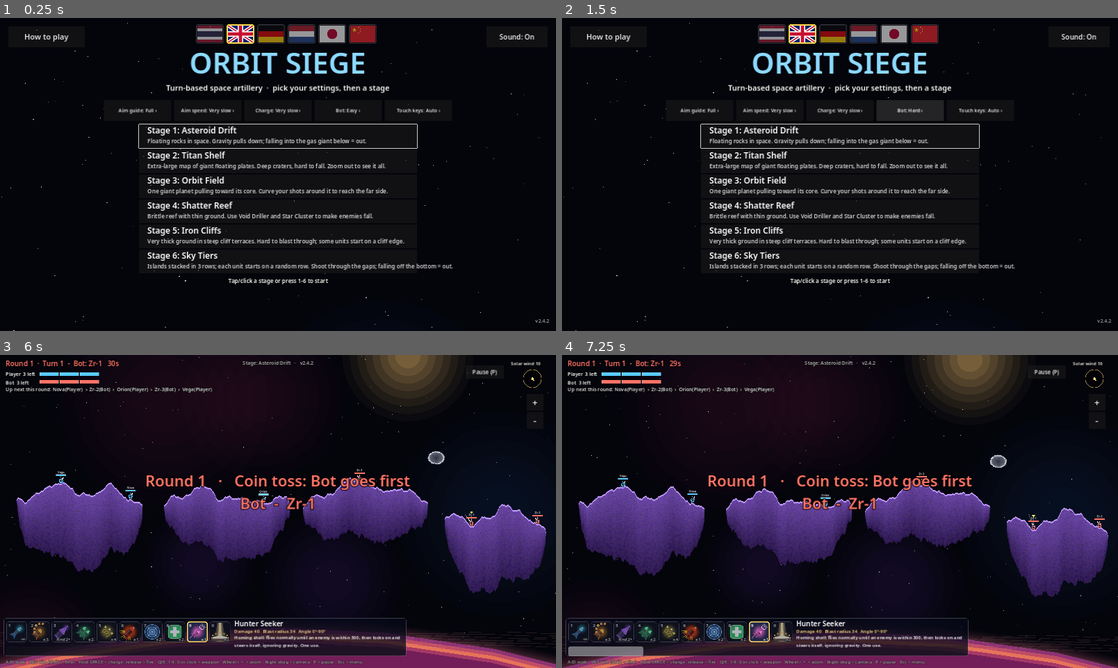
Above: before the commit, frames 1-4 (two rows, left to right).
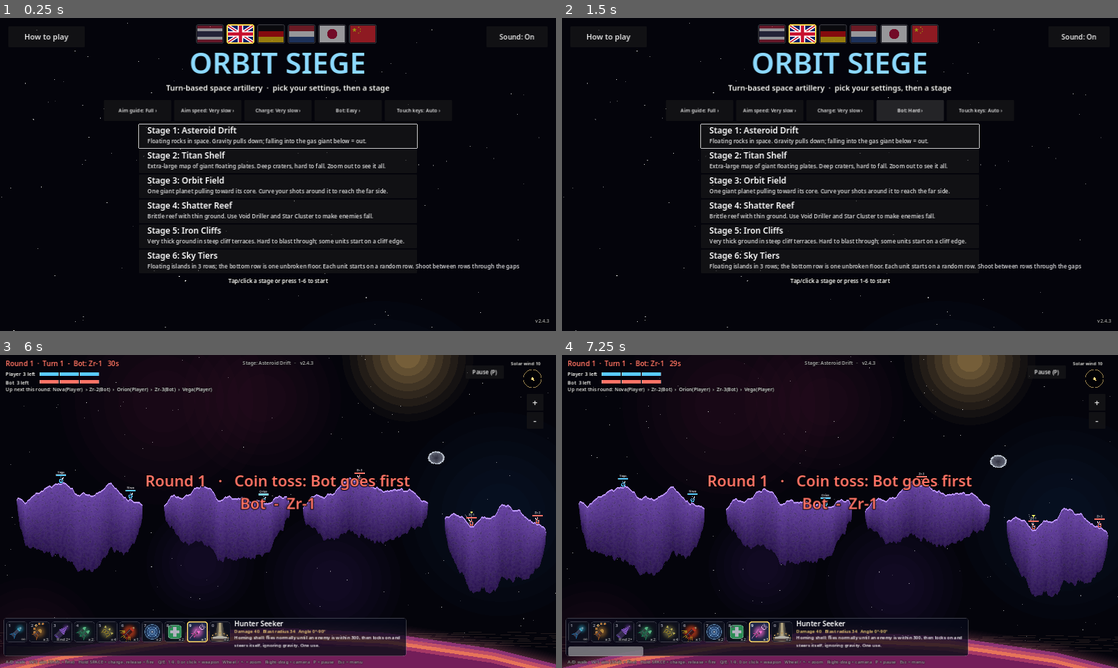
Above: after the commit, the same moments.

Repository: Pid924/OrbitSiege
Game: Godot game, scene res://scenes/menu.tscn
The game is run twice, just before and just after one commit, with the same random seed, the same clock (stepped at 60 frames per second) and the same inputs.
Inputs (mouse positions are in pixels of both pictures, inside the frame that each line leads up to):
- Up to frame 1 (0.25 s): no input
- Up to frame 2 (1.5 s): click "Bot: Easy ›" at 0.5 s; click "Bot: Normal ›" at 1.25 s
- Up to frame 3 (6 s): click "Stage 1: Asteroid Drift" at 2 s; click "Stage 1: Asteroid Drift" at 2.75 s; click "Don't show before matches aga…" at 3.5 s; click "Don't show before matches aga…" at 4.25 s; click "Don't show before matches aga…" at 5 s; click "Start" at 5.75 s
- Up to frame 4 (7.25 s): tap Enter at 6.5 s; move the mouse to (962, 495) at 6.52 s; hold D from 6.53 s (still down); hold Shift from 6.53 s (still down); click (962, 495) at 6.67 s; tap Space at 6.77 s

The runs differ from the first frame. In frame 1, 0.6% of the frame differs, in the area x 26-99%, y 78-98%; in frame 2, 0.6%; in frame 3, less than 0.1%; in frame 4, less than 0.1%.

Commit message:
2.4.3: warp crates pop up on walkable ground, all crates expire after 4 turns, solid bottom floor on Sky Tiers
Co-Authored-By: Claude Opus 5.5 <noreply@anthropic.com>
Claude-Session: https://claude.ai/code/session_01Lo9zaQgDYn7BjieRUw61Dn

Diff:
--- a/project.godot
+++ b/project.godot
@@ -5,7 +5,7 @@
 
 config/name="Orbit Siege"
 config/description="Turn-based space artillery prototype."
-config/version="2.4.2"
+config/version="2.4.3"
 config/icon="res://icon.png"
 run/main_scene="res://scenes/menu.tscn"
 config/features=PackedStringArray("4.2", "GL Compatibility")
--- a/scripts/game/crate.gd
+++ b/scripts/game/crate.gd
@@ -9,7 +9,7 @@
 var kind := "ammo"
 var landed := false
 var gone := false
-var expire_turn := -1  # warp crates vanish at the start of this turn if nobody took them
+var expire_turn := -1  # the crate vanishes at the start of this turn if nobody took it
 var velocity := Vector2.ZERO
 var physics
 var terrain
--- a/scripts/game/game_settings.gd
+++ b/scripts/game/game_settings.gd
@@ -30,10 +30,11 @@
 	},
 	"tiers": {
 		"name": "Sky Tiers",
-		"desc": "เกาะลอยเรียงเป็น 3 ชั้น แต่ละตัวเกิดสุ่มชั้น ยิงข้ามชั้นผ่านช่องระหว่างเกาะ ร่วงลงล่างสุด = ตาย",
+		"desc": "เกาะลอยเรียงเป็น 3 ชั้น ชั้นล่างสุดเป็นพื้นยาวไม่มีช่อง แต่ละตัวเกิดสุ่มชั้น ยิงข้ามชั้นผ่านช่องระหว่างเกาะ",
 		"kind": "islands", "size": Vector2(2600, 1900),
 		"island_width": Vector2(340, 540), "gap": Vector2(110, 190), "depth": Vector2(70, 110),
 		"tiers": [0.24, 0.5, 0.76],
+		"solid_floor": true,  # the bottom row is one unbroken strip of ground
 		"warp_crates": true,  # an extra teleport-only crate with every crate drop
 	},
 	"orbit": {
@@ -47,7 +48,7 @@
 
 ## How much of the predicted flight path the human player sees, in seconds of flight.
 const GUIDE_OPTIONS := [["ปิด", 0.0], ["สั้น", 0.35], ["กลาง", 0.9], ["ยาว", 2.0], ["เต็มเส้น", 12.0]]
-const VERSION := "2.4.2"
+const VERSION := "2.4.3"
 
 ## [label, seconds to fill the charge bar] for the human player.
 const CHARGE_OPTIONS := [["ช้ามาก", 5.0], ["ช้า", 3.6], ["ปกติ", 2.6], ["เร็ว", 1.6]]
--- a/scripts/game/i18n_table.gd
+++ b/scripts/game/i18n_table.gd
@@ -28,12 +28,13 @@
 	"สถานะ: ": ["Status: ", "Status: ", "Status: ", "状態: ", "状态: "],
 	"วาร์ปไปจุดที่กระสุนตก ถ้าไปยืนตรงนั้นไม่ได้ถือว่าพลาด": ["Teleports you to where the shell lands; no room to stand th …(212 unchanged characters)…
 	"+%d ถ้าโดนตรง": ["+%d on direct hit", "+%d bei Volltreffer", "+%d bij voltreffer", "直撃+%d", "直接命中+%d"],
-	"เกาะลอยเรียงเป็น 3 ชั้น แต่ละตัวเกิดสุ่มชั้น ยิงข้ามชั้นผ่านช่องระหว่างเกาะ ร่วงลงล่างสุด = ตาย": ["Islands stacked in 3 rows; each unit starts on a random row. Shoot through the gaps; falling off the bottom = out.", "Inseln in 3 Reihen übereinander; jede Einheit startet auf einer zufälligen Reihe. Wer ganz unten rausfällt, ist raus.", "Eilanden in 3 rijen boven elkaar; elke eenheid begint op een willekeurige rij. Wie onderaan eraf valt, is af.", "3段に重なった浮島。各ユニットはランダムな段に出現。\n隙間から撃ち合い、一番下へ落ちたらアウト。", "三层叠放的浮岛，每个单位随机出生在某一层。\n从缝隙间互射，掉到最底下就出局。"],
+	"เกาะลอยเรียงเป็น 3 ชั้น ชั้นล่างสุดเป็นพื้นยาวไม่มีช่อง แต่ละตัวเกิดสุ่มชั้น ยิงข้ามชั้นผ่านช่องระหว่างเกาะ": ["Floating islands in 3 rows; the bottom row is one unbroken floor. Each unit starts on a random row. Shoot between rows through the gaps", "Schwebende Inseln in 3 Reihen; die unterste ist ein durchgehender Boden. Jede Einheit startet auf einer zufälligen Reihe. Schieß durch die Lücken", "Zwevende eilanden in 3 rijen; de onderste is één doorlopende vloer. Elke eenheid start op een willekeurige rij. Schiet door de gaten", "浮島が3段に並び、最下段は切れ目のない地面。各ユニットはランダムな段から開始。島の隙間から段をまたいで撃とう", "浮岛分3层排列，最底层是连续的地面。每个单位随机出生在一层。从岛间空隙跨层射击"],
 	"บาเรีย! กันดาเมจได้ 1 ครั้ง": ["Barrier! Blocks one hit", "Barriere! Blockt einen Treffer", "Barrière! Blokkeert één treffer", "バリア！1回ダメージを防ぐ", "护盾！抵挡一次伤害"],
 	"บาเรียกันไว้!": ["Blocked by barrier!", "Von der Barriere geblockt!", "Geblokkeerd door barrière!", "バリアが防いだ！", "护盾挡住了！"],
 	"บาเรีย": ["Barrier", "Barriere", "Barrière", "バリア", "护盾"],
 	"กล่องวาร์ปกำลังตก!": ["A warp crate is falling!", "Eine Warpkiste fällt!", "Er valt een warpkist!", "ワープ箱が落下中！", "传送箱正在落下！"],
-	"กล่องวาร์ปหายไป": ["Warp crate vanished", "Warpkiste verschwunden", "Warpkist verdwenen", "ワープ箱が消えた", "传送箱消失了"],
+	"กล่องวาร์ปโผล่ขึ้นมา!": ["A warp crate appeared!", "Eine Warpkiste ist aufgetaucht!", "Er is een warpkist verschenen!", "ワープ箱が出現！", "传送箱出现了！"],
+	"กล่องหายไป": ["Crate vanished", "Kiste verschwunden", "Kist verdwenen", "箱が消えた", "箱子消失了"],
 	"คุณ": ["You", "Du", "Jij", "あなた", "你"],
 	"อีกฝ่าย": ["Rival", "Gegner", "Tegenstander", "相手", "对手"],
 	"อีกฝ่ายชนะ": ["Your rival wins", "Dein Gegner gewinnt", "Je tegenstander wint", "相手の勝ち", "对手获胜"],
--- a/scripts/game/match.gd
+++ b/scripts/game/match.gd
@@ -36,7 +36,7 @@
 const ABYSS_MARGIN := 70.0  # island stages: below world height minus this, a unit is lost in the gas giant
 const REFIRE_DELAY := 0.35
 const MAX_WIND := 55.0
-const WARP_CRATE_TURNS := 2
+const CRATE_TURNS := 4  # a crate nobody picks up within this many turns disappears
 const MAX_CRATES := 6
 const EVENT_CHANCE := 0.4
 ## Round events last a whole round. Each has a random size: damage and blast -20%..+20%
@@ -859,8 +859,25 @@
 		crate_drops += 1
 	var pos: Vector2
 	var placed := false
+	var spots := _reachable_spots()
+	if kind == "warp":
+		# Warp crates pop up right on ground someone can walk to (no parachute), away from the units.
+		var free := spots.filter(func(sp):
+			for u in units:
+				if u.alive and u.position.distance_to(sp) < 60.0:
+					return false
+			return true)
+		if not free.is_empty():
+			var at: Vector2 = free[rng.randi() % free.size()]
+			var w := Crate.new()
+			w.setup(at, kind, physics, terrain)
+			w.landed = true
+			w.expire_turn = turn_number + CRATE_TURNS
+			add_child(w)
+			crates.append(w)
+			_float_text(at + Vector2(0, -40), L.t("กล่องวาร์ปโผล่ขึ้นมา!"), Color(0.5, 1.0, 0.95))
+			return
 	# Aim at ground someone can walk to, and check the crate really lands there.
-	var spots := _reachable_spots()
 	for attempt in 12:
 		if spots.is_empty():
 			break
@@ -879,8 +896,7 @@
 		pos = p.center + Vector2.from_angle(rng.randf() * TAU) * (p.radius + 260.0)
 	var crate := Crate.new()
 	crate.setup(pos, kind, physics, terrain)
-	if kind == "warp":
-		crate.expire_turn = turn_number + WARP_CRATE_TURNS
+	crate.expire_turn = turn_number + CRATE_TURNS
 	add_child(crate)
 	crates.append(crate)
 	var drop_text := L.t("กล่องเสบียงกำลังตก!") if kind == "ammo" else (L.t("กล่องพลังกำลังตก!") if kind == "buff" else L.t("กล่องวาร์ปกำลังตก!"))
@@ -950,12 +966,12 @@
 				break
 
 
-## Warp crates nobody picked up within WARP_CRATE_TURNS turns disappear.
+## Crates nobody picked up within CRATE_TURNS turns disappear.
 func _expire_crates() -> void:
 	for c in crates.duplicate():
 		if c.gone or c.expire_turn < 0 or turn_number < c.expire_turn:
 			continue
-		_float_text(c.position + Vector2(0, -40), L.t("กล่องวาร์ปหายไป"), Color(0.5, 1.0, 0.95))
+		_float_text(c.position + Vector2(0, -40), L.t("กล่องวาร์ปหายไป") if c.kind == "warp" else L.t("กล่องหายไป"), Color(1, 0.85, 0.5))
 		crates.erase(c)
 		c.queue_free()
 
--- a/scripts/world/terrain.gd
+++ b/scripts/world/terrain.gd
@@ -54,6 +54,9 @@
 	# each row starts at its own offset so the gaps do not line up.
 	var rows: Array = cfg.get("tiers", [-1.0])
 	for tier in rows.size():
+		if cfg.get("solid_floor", false) and tier == rows.size() - 1:
+			_add_floor(islands, rows[tier] * height, tier, rng, cfg, surface, jag, speck, PALETTES[(palette_index + tier) % PALETTES.size()])
+			continue
 		var x := rng.randf_range(40.0, 90.0) if tier == 0 else rng.randf_range(40.0, island_width.x * 0.8)
 		while x < width - island_width.x * 0.6:
 			var w := minf(rng.randf_range(island_width.x, island_width.y), width - 40.0 - x)
@@ -150,6 +153,18 @@
 	return island.steps[-1][2]
 
 
+## One unbroken strip of ground across the whole map (bottom row of "tiers" with solid_floor).
+## Painted as a single island whose drooping ends sit past the map edges; listed as two halves
+## so each team still spawns on its own side.
+func _add_floor(islands: Array, base: float, tier: int, rng: RandomNumberGenerator, cfg: Dictionary, surface: FastNoiseLite, jag: FastNoiseLite, speck: FastNoiseLite, palette: Array) -> void:
+	var depth: Vector2 = cfg.depth
+	var d := rng.randf_range(depth.x, depth.y)
+	_paint_island({"x0": -60.0, "x1": width + 60.0, "base": base, "depth": d}, surface, jag, speck, palette)
+	var mid := width / 2.0
+	islands.append({"x0": 40.0, "x1": mid - 40.0, "base": base, "depth": d, "tier": tier})
+	islands.append({"x0": mid + 40.0, "x1": width - 40.0, "base": base, "depth": d, "tier": tier})
+
+
 func _paint_island(island: Dictionary, surface: FastNoiseLite, jag: FastNoiseLite, speck: FastNoiseLite, palette: Array) -> void:
 	var x0: float = island.x0
 	var x1: float = island.x1
Binary file changed: assets/fonts/noto-sans-ja-600.woff2
Binary file changed: assets/fonts/noto-sans-zh-600.woff2
Not shown, changed: CHANGELOG.md
Not shown, changed: docs/index.pck
